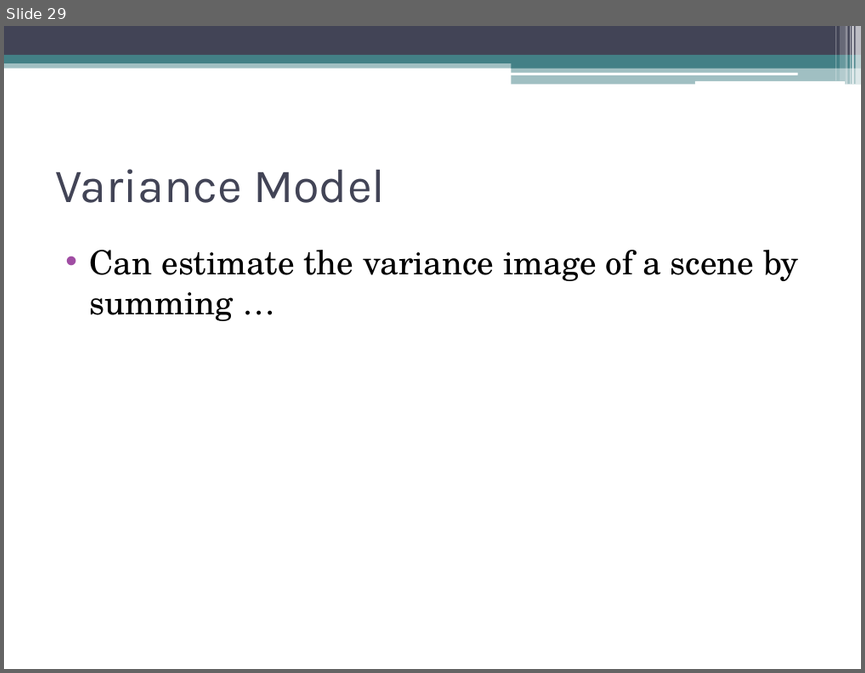
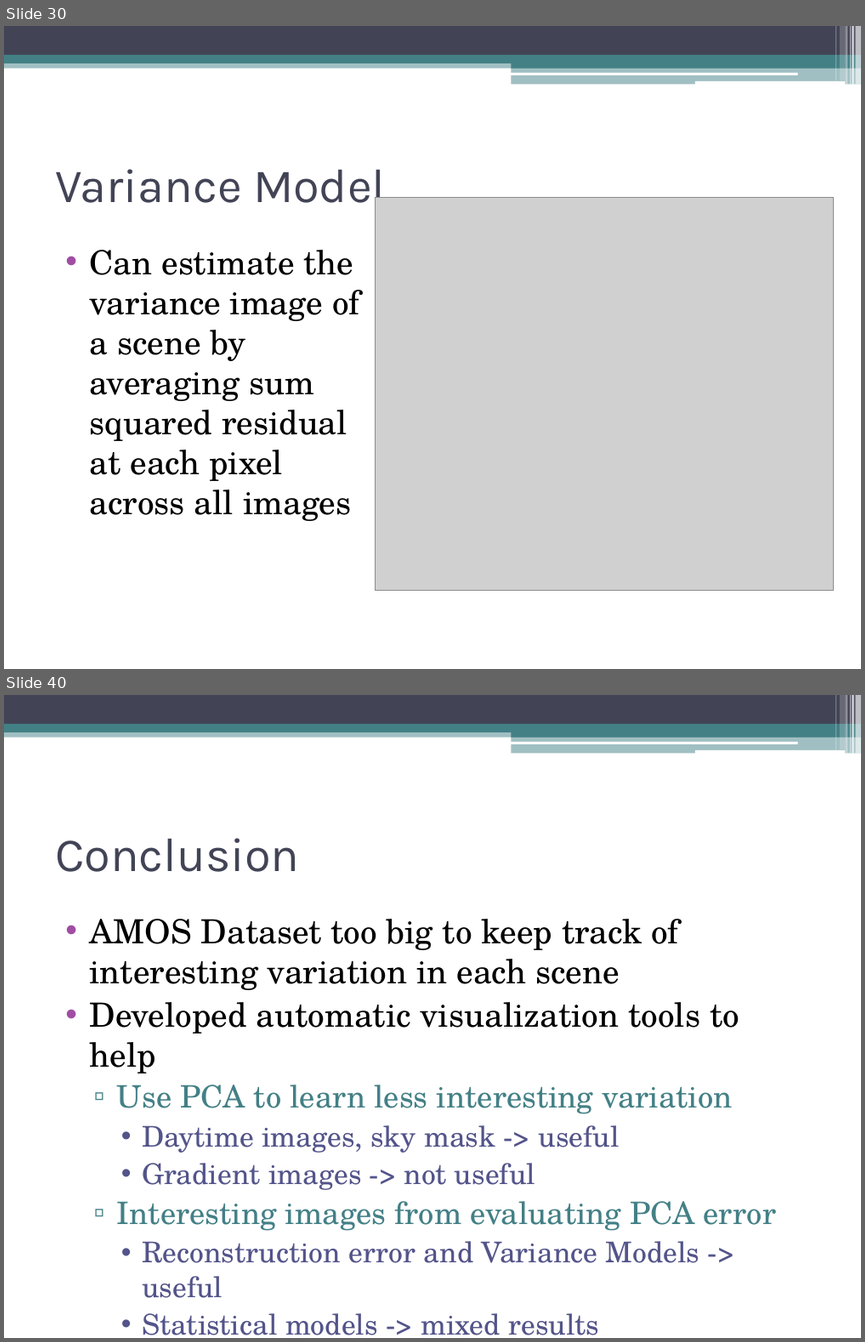
Before and after one commit to dyross/davidrossmastersproject, a slide deck: mastersProject/presentation/visualizationToolsForWebcams.pptx. Shown one above the other, each under a label of ours: slide 29 before the commit, slides 30 and 40 after it; the slides between them are not shown. The pictures are 865x673 and 865x1342 pixels, drawn with LibreOffice and Linux fonts; fonts in the diff are those of the drawing; grey boxes stand for pictures. Boxes give left, top, right and bottom in pixels: in the first picture for what was removed or moved away, otherwise in the second. Text is boxed around its words. In the diff, an @@ line names an element or a change of style, - is before the commit and + after.

```diff
--- a/mastersProject/presentation/visualizationToolsForWebcams.pptx
+++ b/mastersProject/presentation/visualizationToolsForWebcams.pptx
@@ slide 40 added at (4, 695, 861, 1338), background #FFFFFF; not listed: 13 template elements that a slide beside it also shows @@
@@ title added at (55, 838, 299, 872), 40 pt, text #424456 @@
+Conclusion
@@ text added at (90, 919, 777, 1298), 24 pt, text #53548A @@
+• AMOS Dataset too big to keep track of interesting variation in each scene
+• Developed automatic visualization tools to help
+  ▫ Use PCA to learn less interesting variation
+    • Daytime images, sky mask -> useful
+    • Gradient images -> not useful
+  ▫ Interesting images from evaluating PCA error
+    • Reconstruction error and Variance Models -> useful
+    • Statistical models -> mixed results
@@ what was slide 29 is now slide 30 @@
@@ slide 30 changed as well @@
@@ picture added at (375, 198, 834, 590) @@
@@ text at (90, 250, 360, 521): text changed @@
-• Can estimate the variance image of a scene by summing …
+• Can estimate the variance image of a scene by averaging sum squared residual at each pixel across all images
```
Also in this commit, not shown: 10 other slides changed, 9 other slides added, 6 slides removed, 11 other files.
